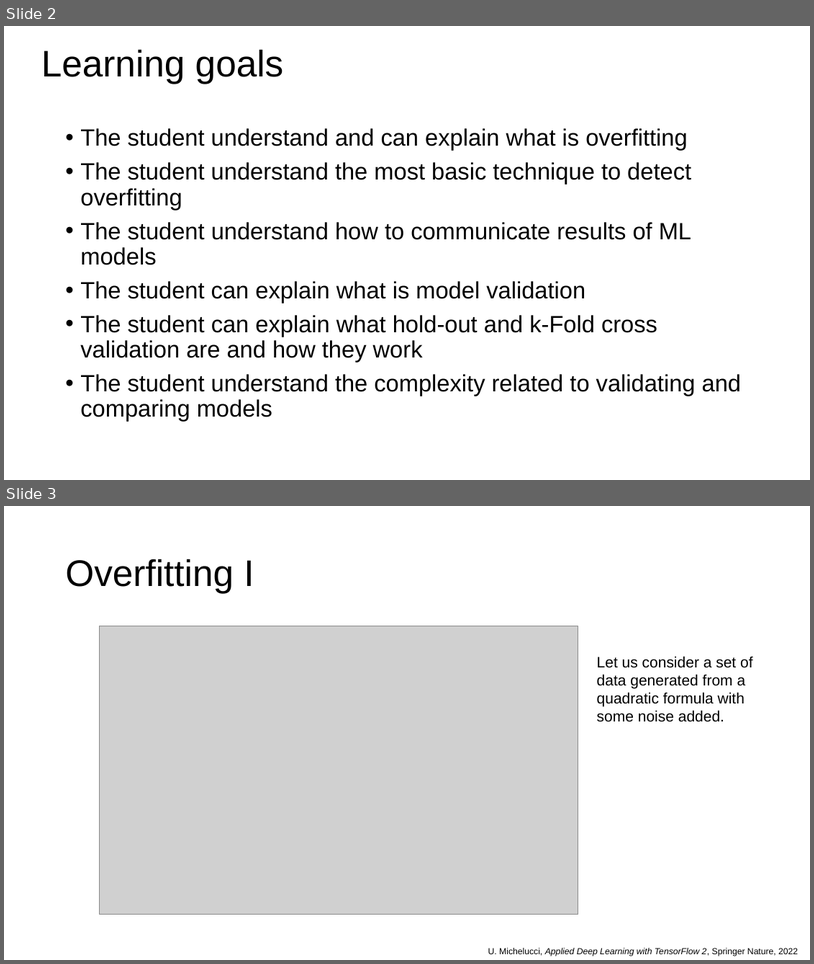
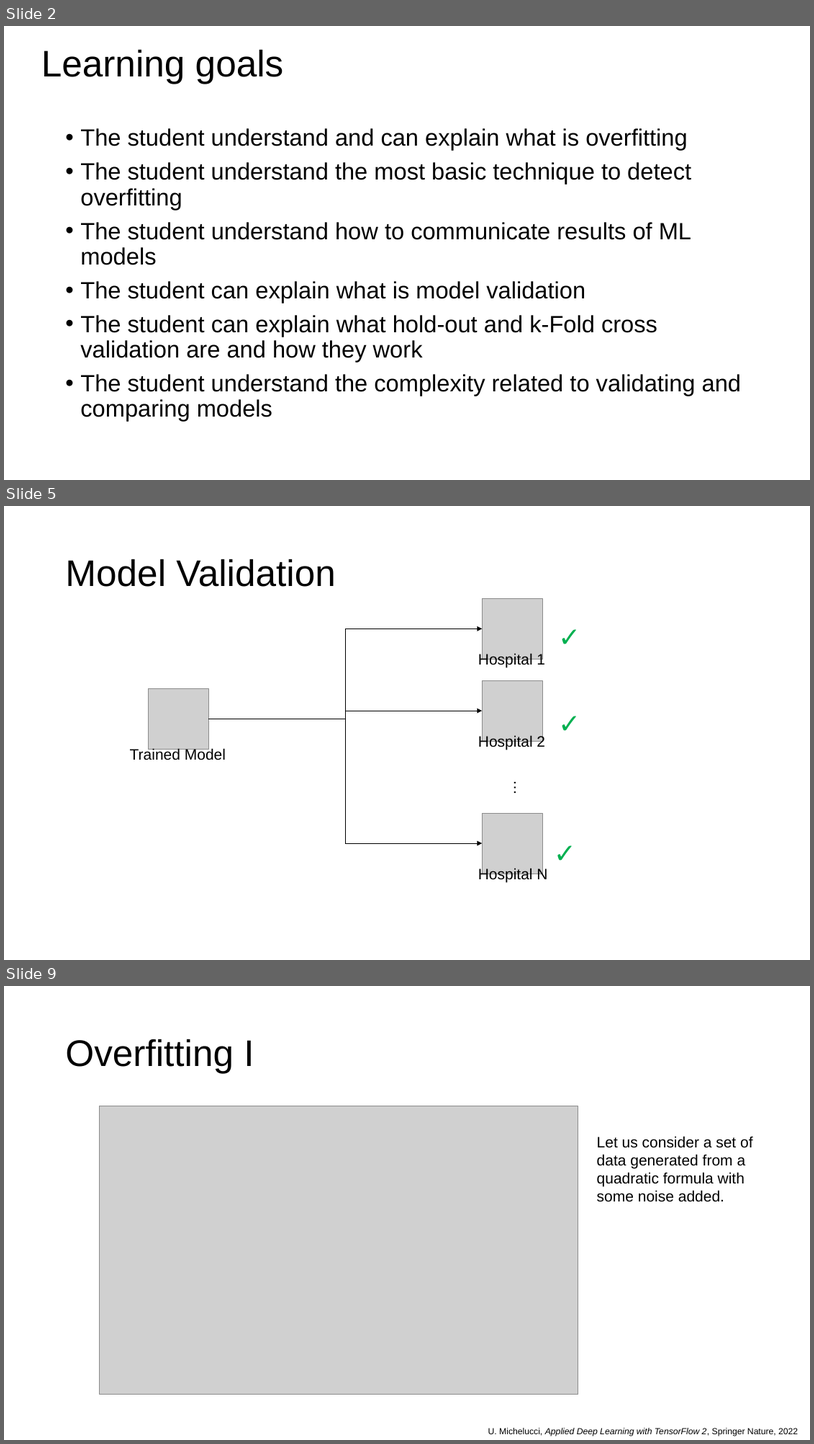
Before and after one commit to toelt-llc/MSCA-ITN-PARENT, a slide deck: DETERMINED2022/Introduction to model validation and unbalanced datasets/DETERMINED2022-toelt-Model_Validation_lecture_michelucci.pptx. Shown one above the other, each under a label of ours: slides 2 and 3 before the commit, slides 2, 5 and 9 after it; the slides between them are not shown. The pictures are 814x964 and 814x1444 pixels, drawn with LibreOffice and Linux fonts; fonts in the diff are those of the drawing; grey boxes stand for pictures; background and template pictures are left out. Boxes give left, top, right and bottom in pixels: in the first picture for what was removed or moved away, otherwise in the second. Text is boxed around its words. In the diff, an @@ line names an element or a change of style, - is before the commit and + after.

Commit message:
Finalised presentation on validation

```diff
--- a/DETERMINED2022/Introduction to model validation and unbalanced datasets/DETERMINED2022-toelt-Model_Validation_lecture_michelucci.pptx
+++ b/DETERMINED2022/Introduction to model validation and unbalanced datasets/DETERMINED2022-toelt-Model_Validation_lecture_michelucci.pptx
@@ slide 5 added at (4, 506, 810, 960), background #FFFFFF @@
@@ title added at (65, 559, 336, 587), 44 pt, text #000000 @@
+Model Validation
@@ picture added at (483, 599, 543, 659) @@
@@ elbow arrow added from (208, 719) to (483, 629), #000000 0.5 pt @@
@@ text added at (553, 617, 586, 656), 32 pt, text #00B050 @@
+✓
@@ text added at (478, 652, 545, 667), 18 pt, text #000000 @@
+Hospital 1
@@ picture added at (148, 689, 208, 749) @@
@@ picture added at (483, 680, 543, 741) @@
@@ elbow arrow added from (208, 719) to (483, 710), #000000 0.5 pt @@
@@ elbow arrow added from (208, 719) to (483, 843), #000000 0.5 pt @@
@@ text added at (553, 703, 586, 742), 32 pt, text #00B050 @@
+✓
@@ text added at (478, 734, 545, 749), 18 pt, text #000000 @@
+Hospital 2
@@ text added at (130, 748, 226, 760), 18 pt, text #000000 @@
+Trained Model
@@ text added at (508, 774, 532, 801), 18 pt, text #000000 @@
+…
@@ picture added at (483, 813, 543, 873) @@
@@ text added at (548, 833, 581, 871), 32 pt, text #00B050 @@
+✓
@@ text added at (478, 867, 548, 882), 18 pt, text #000000 @@
+Hospital N
@@ what was slide 3 is now slide 9 @@
```
Also in this commit, not shown: 7 slides changed, 6 other slides added, 1 slide removed, 3 other files.
